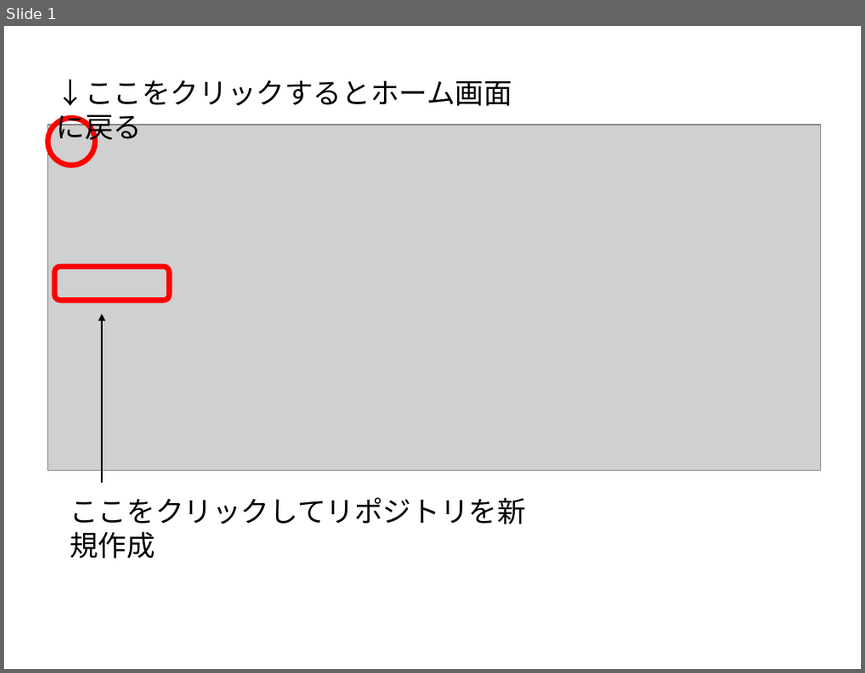
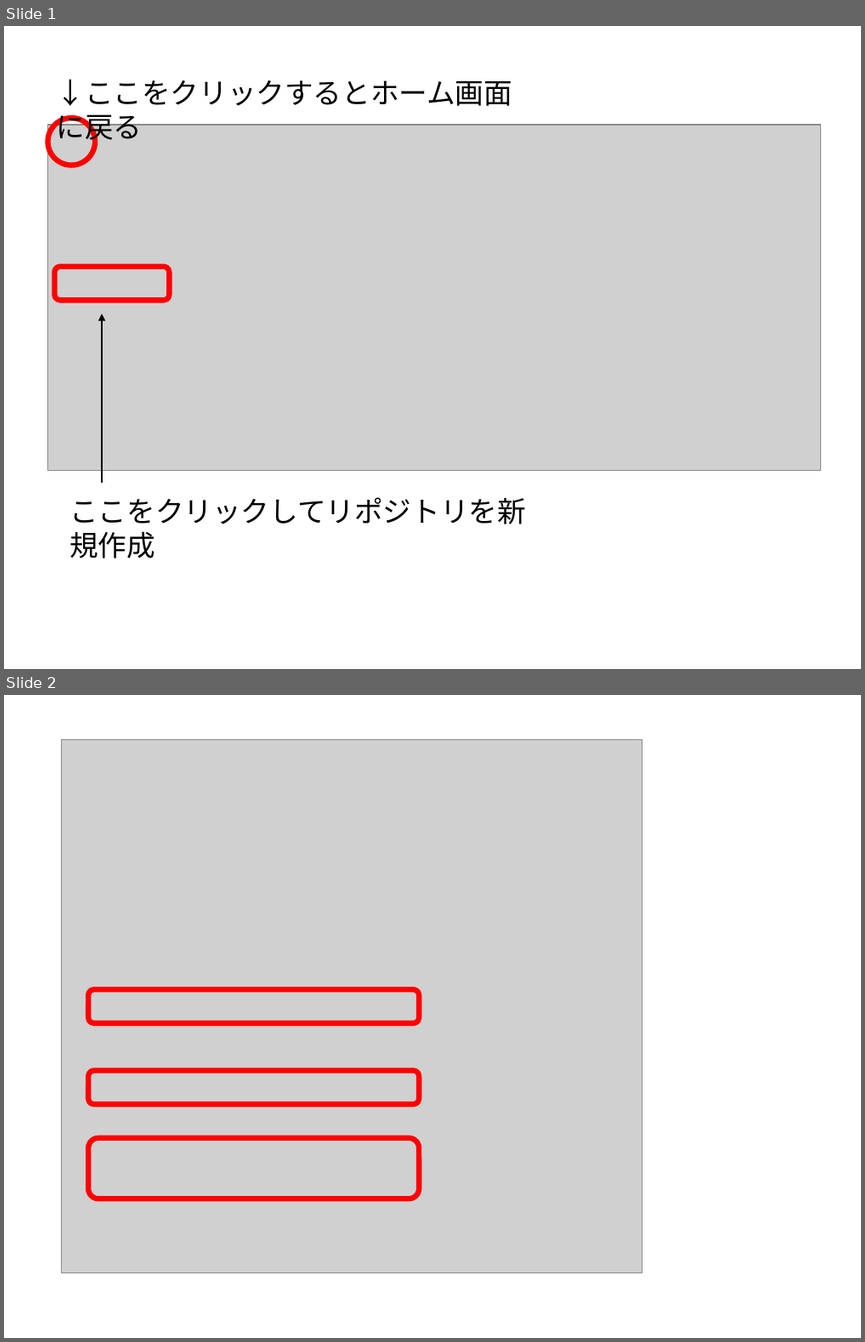
Before and after one commit to kaityo256/lab_startup, a slide deck: github/fig/fig.pptx. Shown one above the other, each under a label of ours: slide 1 before the commit, slides 1 and 2 after it. The pictures are 865x673 and 865x1342 pixels, drawn with LibreOffice and Linux fonts; fonts in the diff are those of the drawing; grey boxes stand for pictures. Boxes give left, top, right and bottom in pixels: in the first picture for what was removed or moved away, otherwise in the second. Text is boxed around its words. In the diff, an @@ line names an element or a change of style, - is before the commit and + after.

```diff
--- a/github/fig/fig.pptx
+++ b/github/fig/fig.pptx
@@ slide 2 added at [4,695,861,1338], background #FFFFFF @@
@@ picture added at [62,739,642,1272] @@
@@ rounded rectangle added at [88,990,419,1023], outline #FF0000 4.5 pt @@
@@ rounded rectangle added at [88,1071,419,1104], outline #FF0000 4.5 pt @@
@@ rounded rectangle added at [88,1138,419,1199], outline #FF0000 4.5 pt @@
```
Also in this commit, not shown: 3 other slides added, 1 slide removed, 8 other files.
